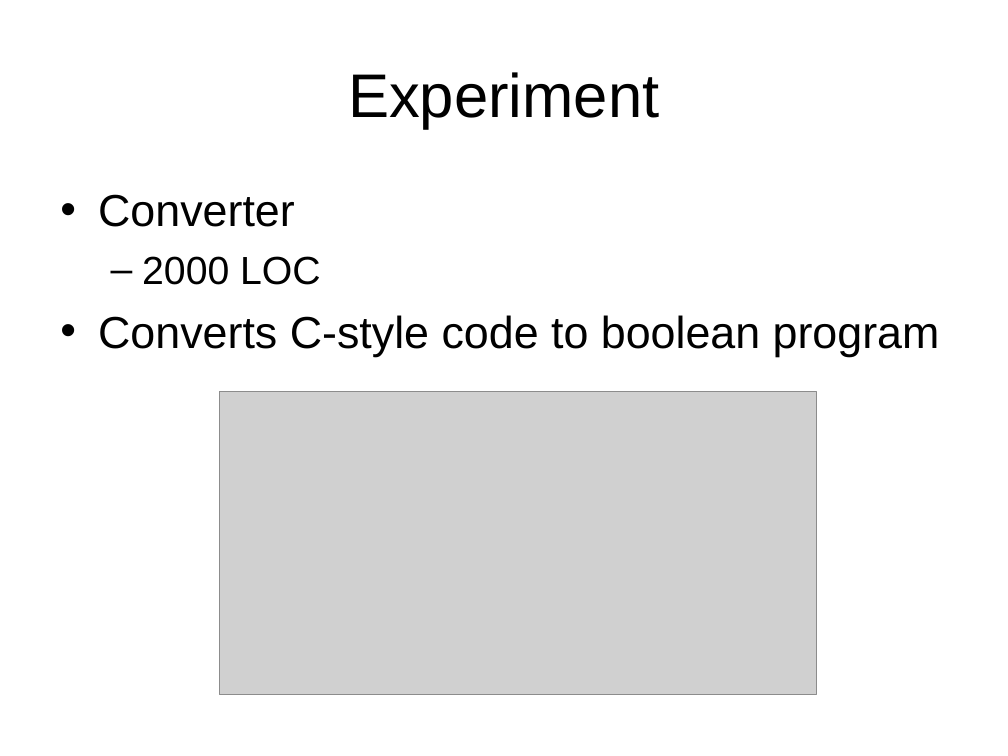
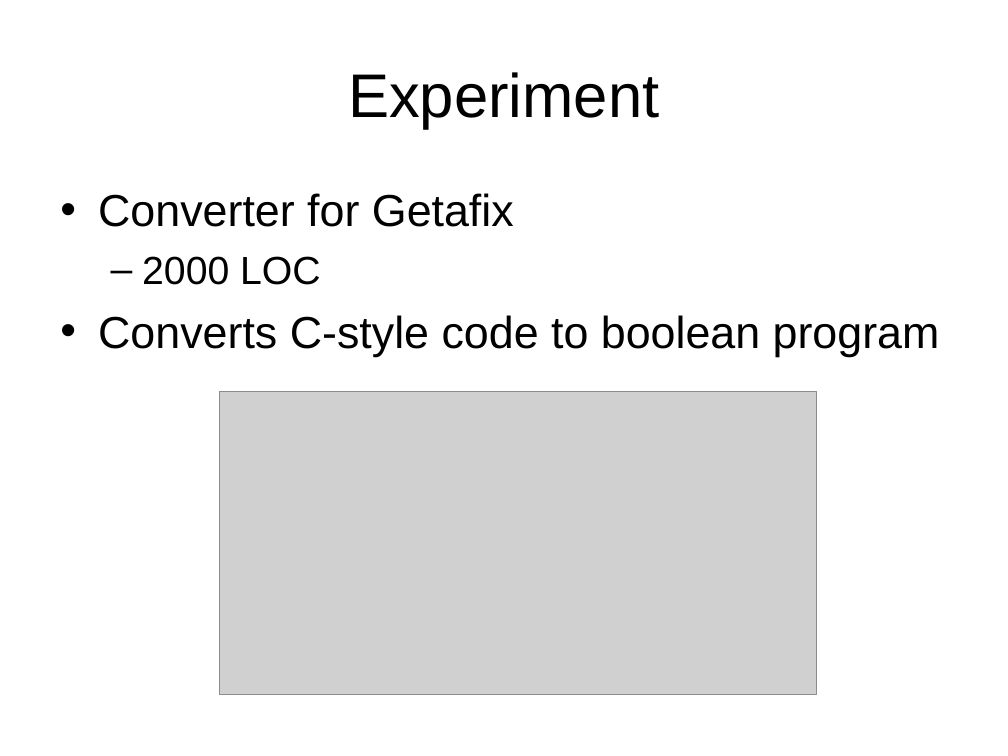
Before and after one commit to chenjiia/Thesis, a slide deck: slide 19 of thesis_presentation/presentation.ppt. Drawn at 1008x756 pixels with LibreOffice and Linux fonts; fonts in the diff are those of the drawing; grey boxes stand for pictures. Boxes give left, top, right and bottom in pixels: in the first picture for what was removed or moved away, otherwise in the second. Text is boxed around its words. In the diff, an @@ line names an element or a change of style, - is before the commit and + after.

```diff
--- a/thesis_presentation/presentation.ppt
+++ b/thesis_presentation/presentation.ppt
@@ text at box(98, 193, 514, 227): text changed @@
-• Converter
+• Converter for Getafix
```
Also in this commit, not shown: 7 other slides changed, 2 other files.
